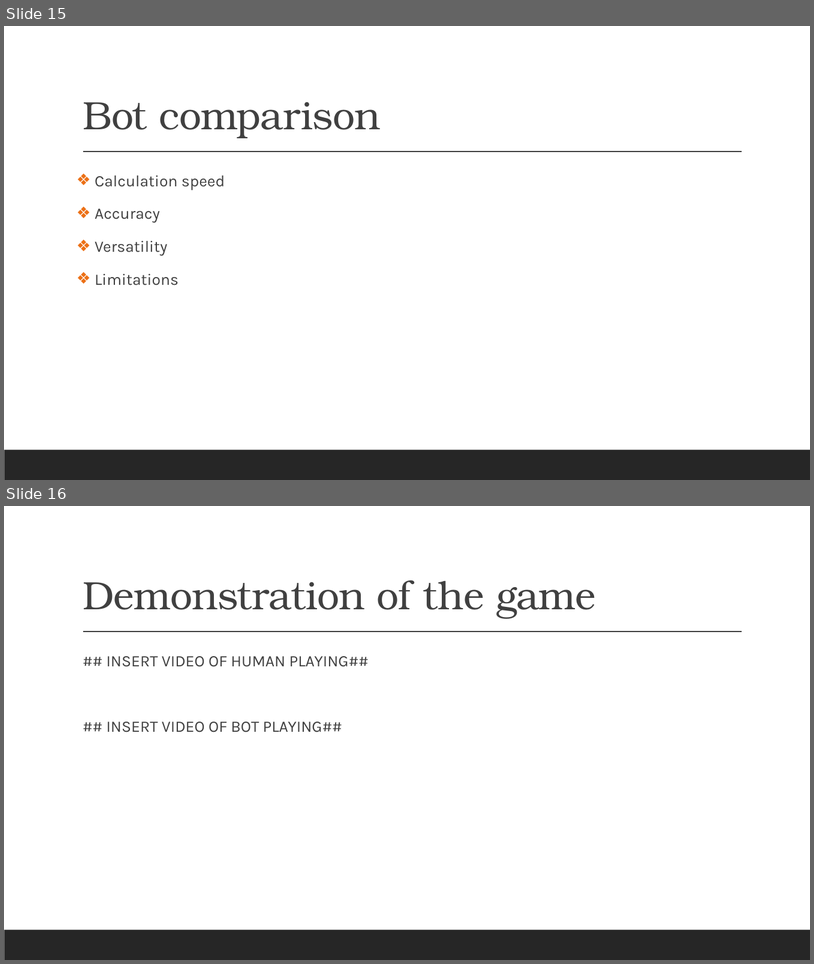
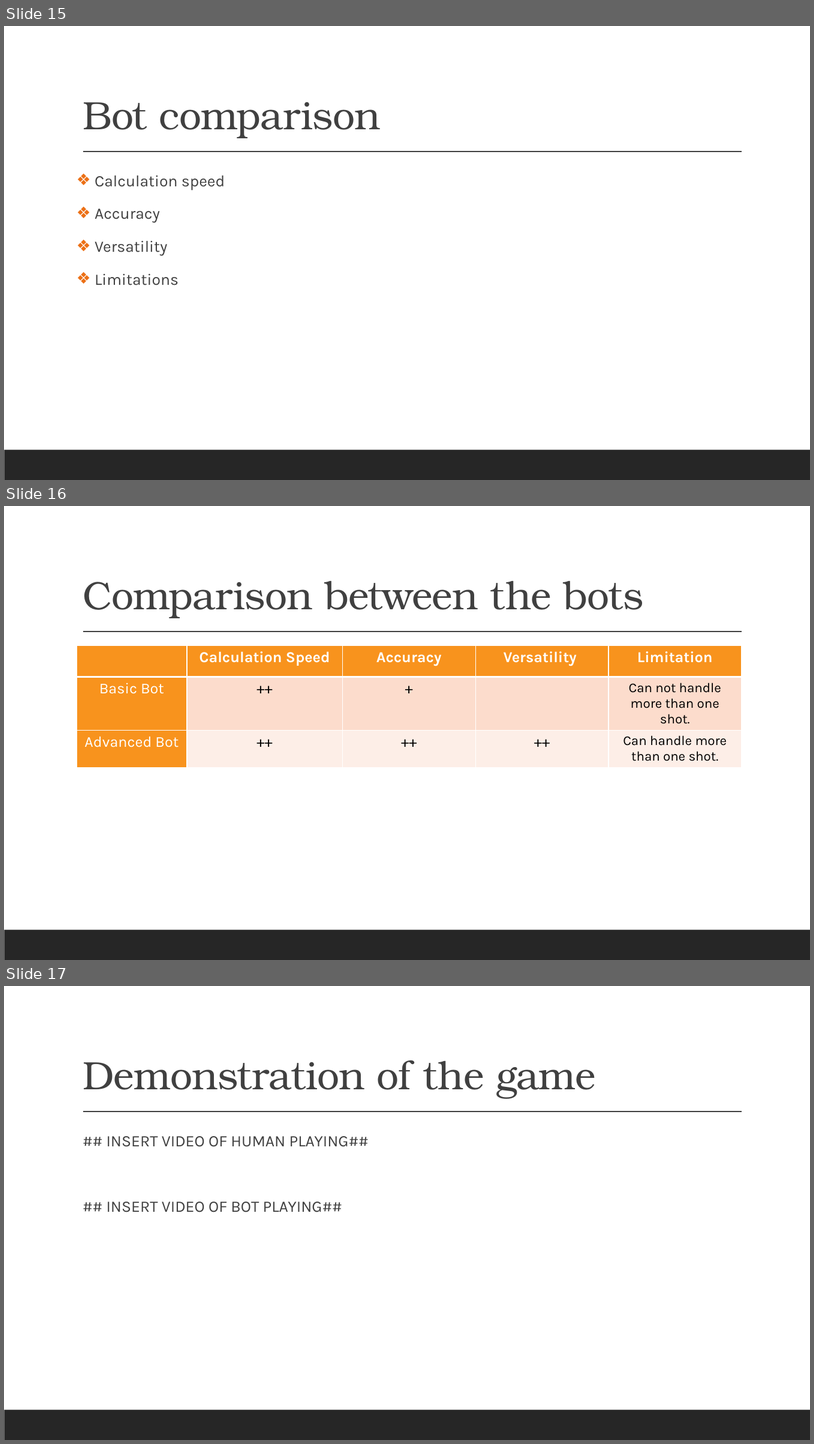
Before and after one commit to renesteeman/Project1-2_Group4, a slide deck: Crazy Putting phase 2.pptx. Shown one above the other, each under a label of ours: slides 15 and 16 before the commit, slides 15, 16 and 17 after it. The pictures are 814x964 and 814x1444 pixels, drawn with LibreOffice and Linux fonts; fonts in the diff are those of the drawing. Boxes give left, top, right and bottom in pixels: in the first picture for what was removed or moved away, otherwise in the second. Text is boxed around its words. In the diff, an @@ line names an element or a change of style, - is before the commit and + after.

Commit message:
Comparison between bots

```diff
--- a/Crazy Putting phase 2.pptx
+++ b/Crazy Putting phase 2.pptx
@@ slide 16 added at box(4, 506, 810, 960), background #FFFFFF; not listed: 2 template elements that a slide beside it also shows @@
@@ title added at box(83, 581, 644, 618), 47 pt, text #404040 @@
+Comparison between the bots
@@ table added at box(77, 646, 742, 763), 3 rows, 5 columns @@
+ | Calculation Speed | Accuracy | Versatility | Limitation
+Basic Bot | ++ | + |  | Can not handle more than one shot.
+Advanced Bot | ++ | ++ | ++ | Can handle more than one shot.
@@ what was slide 16 is now slide 17 @@
```
Also in this commit, not shown: 1 slide changed.
